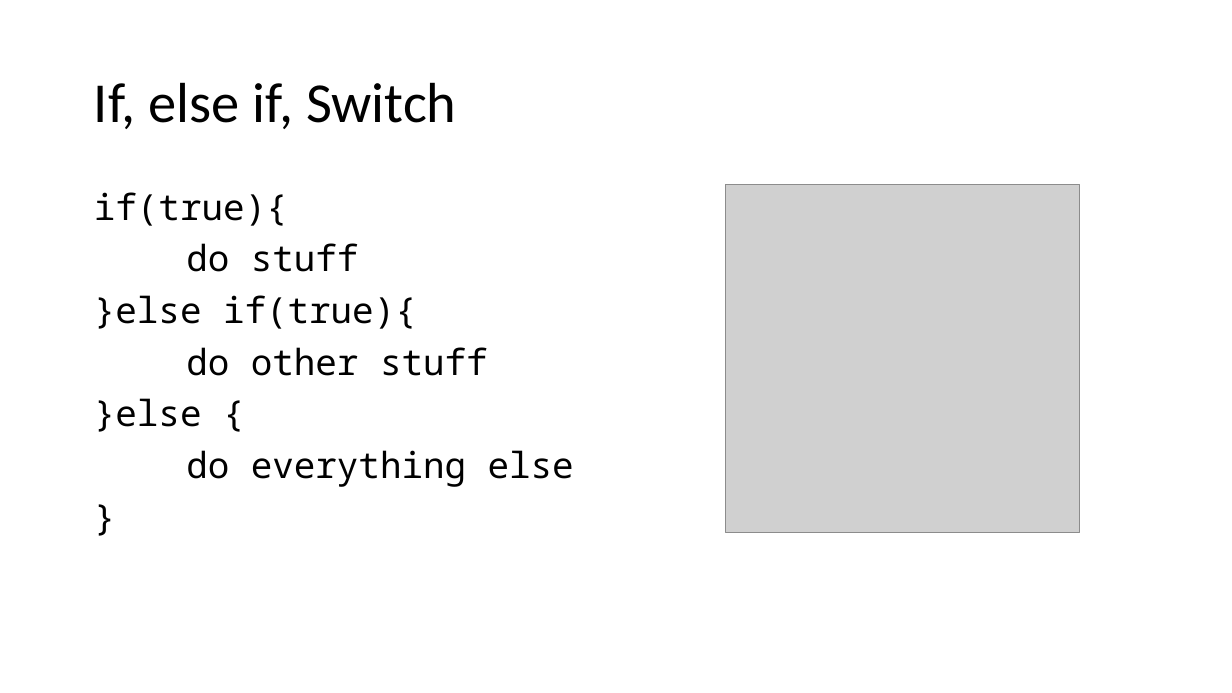
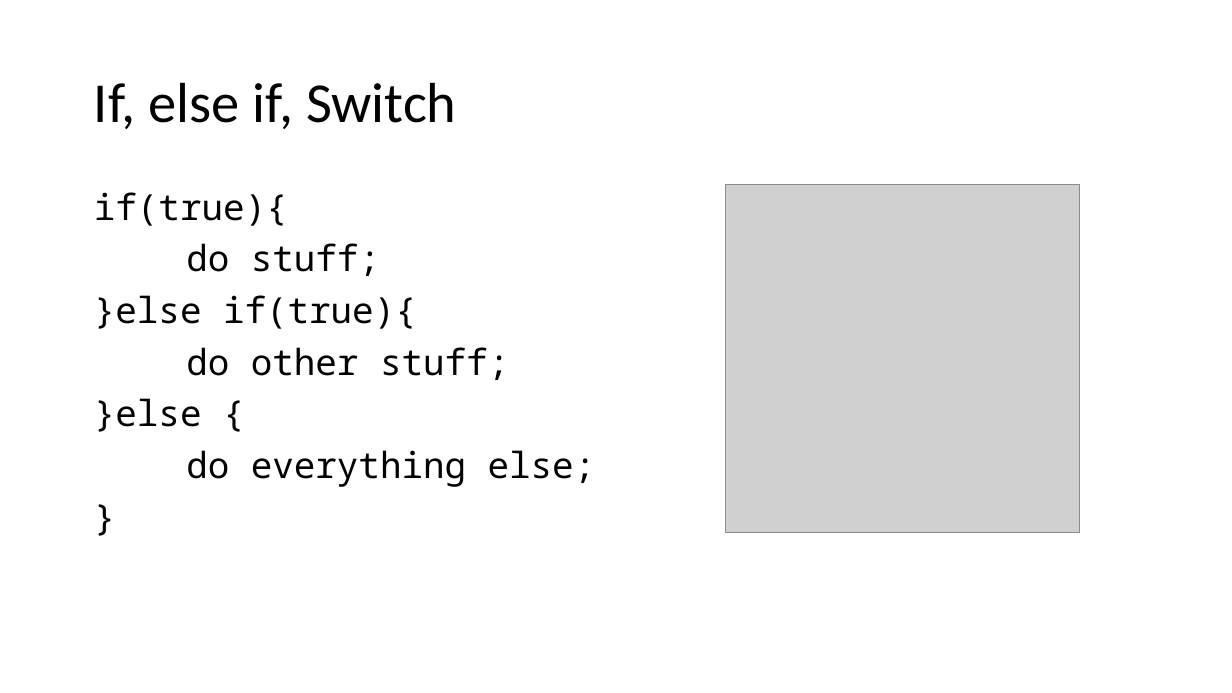
Before and after one commit to martiph/JSTraining_ICT-Campus, a slide deck: slide 9 of JSTraining.pptx. Drawn at 1232x693 pixels with LibreOffice and Linux fonts; fonts in the diff are those of the drawing; grey boxes stand for pictures. Boxes give left, top, right and bottom in pixels: in the first picture for what was removed or moved away, otherwise in the second. Text is boxed around its words. In the diff, an @@ line names an element or a change of style, - is before the commit and + after.

```diff
--- a/JSTraining.pptx
+++ b/JSTraining.pptx
@@ text at box(186, 243, 380, 276): text changed @@
-do stuff
+do stuff;
@@ text at box(186, 347, 509, 380): text changed @@
-do other stuff
+do other stuff;
@@ text at box(186, 450, 596, 487): text changed @@
-do everything else
+do everything else;
```
Also in this commit, not shown: 1 other slide changed, 1 slide added, 2 slides removed, 2 other files.
